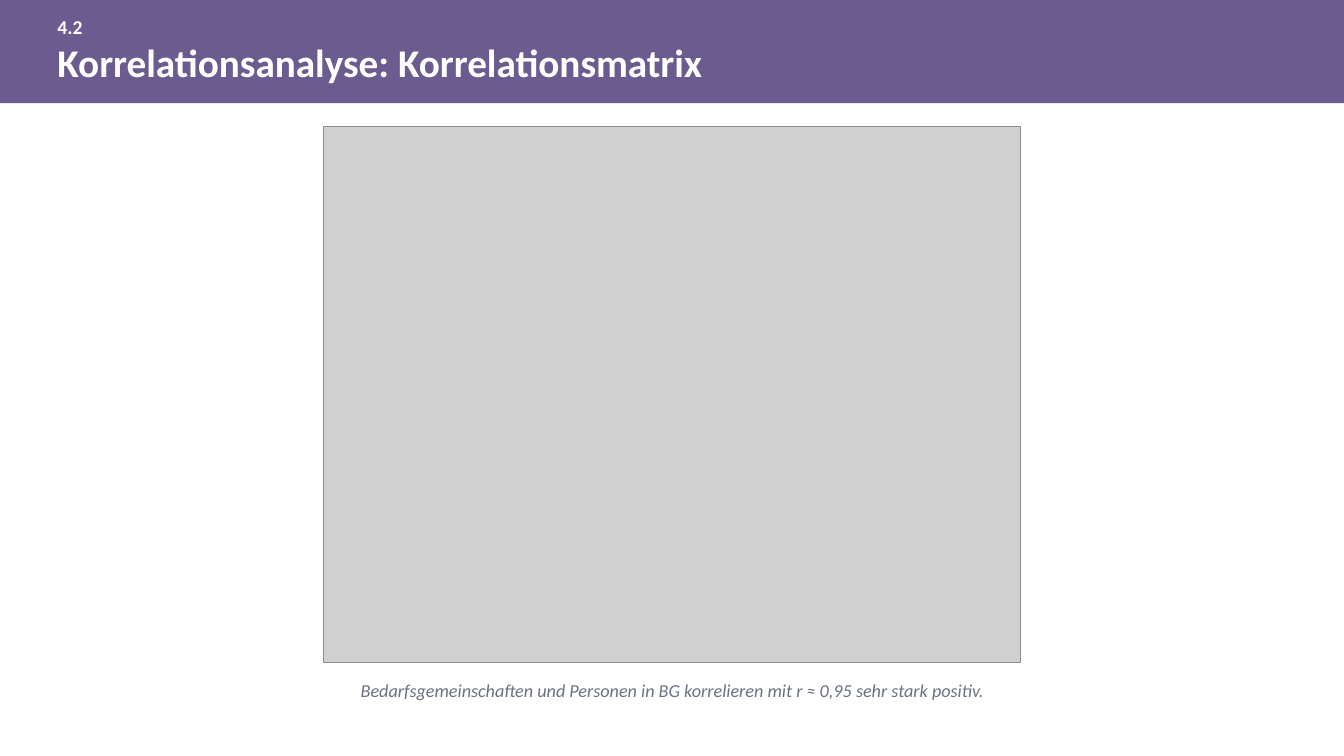
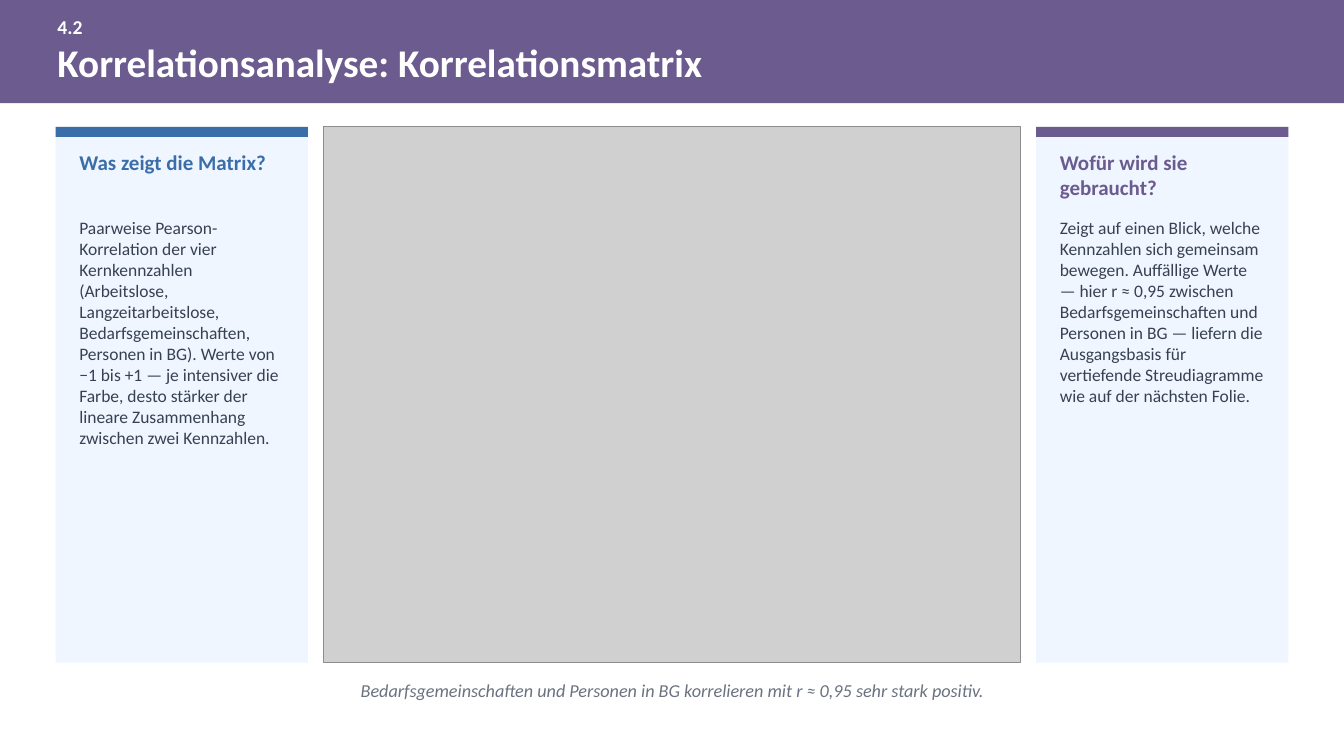
Before and after one commit to eufunk/arbeitsmarkt-regensburg, a slide deck: slide 20 of Dok/Projektpraesentation.pptx. Drawn at 1344x756 pixels with LibreOffice and Linux fonts; fonts in the diff are those of the drawing; grey boxes stand for pictures. Boxes give left, top, right and bottom in pixels: in the first picture for what was removed or moved away, otherwise in the second. Text is boxed around its words. In the diff, an @@ line names an element or a change of style, - is before the commit and + after.

Commit message:
Praesentation: Folien visuell ueberarbeiten, Sprechernotizen ergaenzen, Boxplot-Grafik ins Notebook verlagern
PPT: Folien 16-17, 19-26, 31, 37, 42, 46, 51, 56, 61, 63-64 auf
Kacheln/Panele umgestellt (weniger Aufzaehlung, mehr visuelle Struktur,
Zeitraum-/Achsen-Klarstellungen), allen 65 Folien zusammenhaengende
Sprechernotizen hinzugefuegt.

Notebook: alternative Verteilungsgrafik (Boxplot mit Einzelpunkten) aus
03_Statistik.ipynb heraus erzeugt statt in einem Wegwerf-Skript, damit jede
Abbildung im Ordner Dok/Abbildungen auf ihren Erzeugungsort im Notebook
rueckverfolgbar bleibt; Dokumentation entsprechend aktualisiert.

```diff
--- a/Dok/Projektpraesentation.pptx
+++ b/Dok/Projektpraesentation.pptx
@@ rectangle added at (x1=55, y1=127, x2=307, y2=662), fill #EFF6FF @@
@@ rectangle added at (x1=55, y1=127, x2=307, y2=137), fill #3B6EA8 @@
@@ rectangle added at (x1=1036, y1=127, x2=1288, y2=662), fill #EFF6FF @@
@@ rectangle added at (x1=1036, y1=127, x2=1288, y2=137), fill #6B5B8F @@
@@ text added at (x1=79, y1=155, x2=266, y2=174), 15 pt, text #3B6EA8, bold @@
+Was zeigt die Matrix?
@@ text added at (x1=1060, y1=155, x2=1187, y2=199), 15 pt, text #6B5B8F, bold @@
+Wofür wird sie gebraucht?
@@ text added at (x1=79, y1=222, x2=279, y2=444), 12.5 pt, text #374151 @@
+Paarweise Pearson-Korrelation der vier Kernkennzahlen (Arbeitslose, Langzeitarbeitslose, Bedarfsgemeinschaften, Personen in BG). Werte von −1 bis +1 — je intensiver die Farbe, desto stärker der lineare Zusammenhang zwischen zwei Kennzahlen.
@@ text added at (x1=1060, y1=222, x2=1263, y2=402), 12.5 pt, text #374151 @@
+Zeigt auf einen Blick, welche Kennzahlen sich gemeinsam bewegen. Auffällige Werte — hier r ≈ 0,95 zwischen Bedarfsgemeinschaften und Personen in BG — liefern die Ausgangsbasis für vertiefende Streudiagramme wie auf der nächsten Folie.
```
Also in this commit, not shown: 15 other slides changed, 3 other files.
